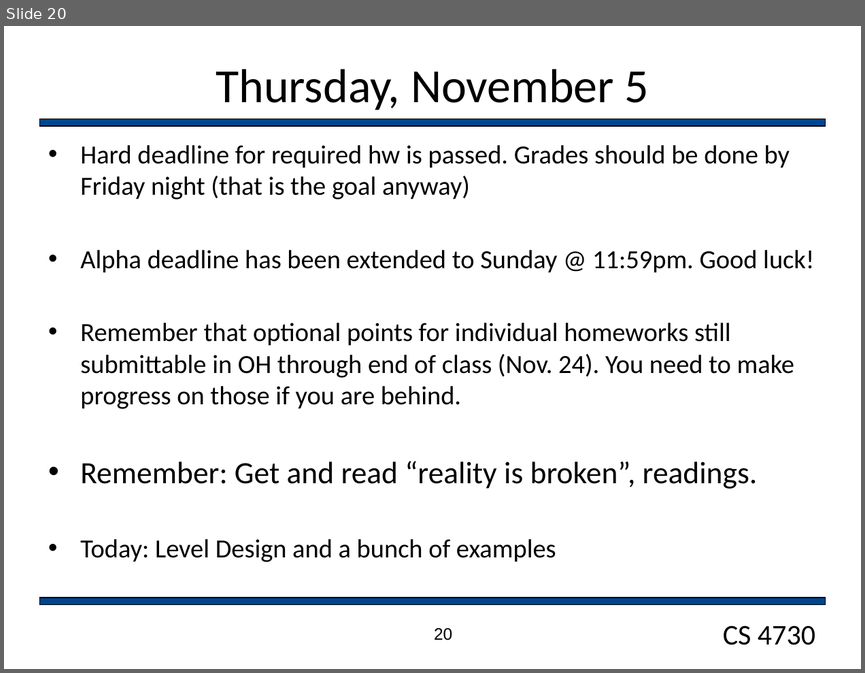
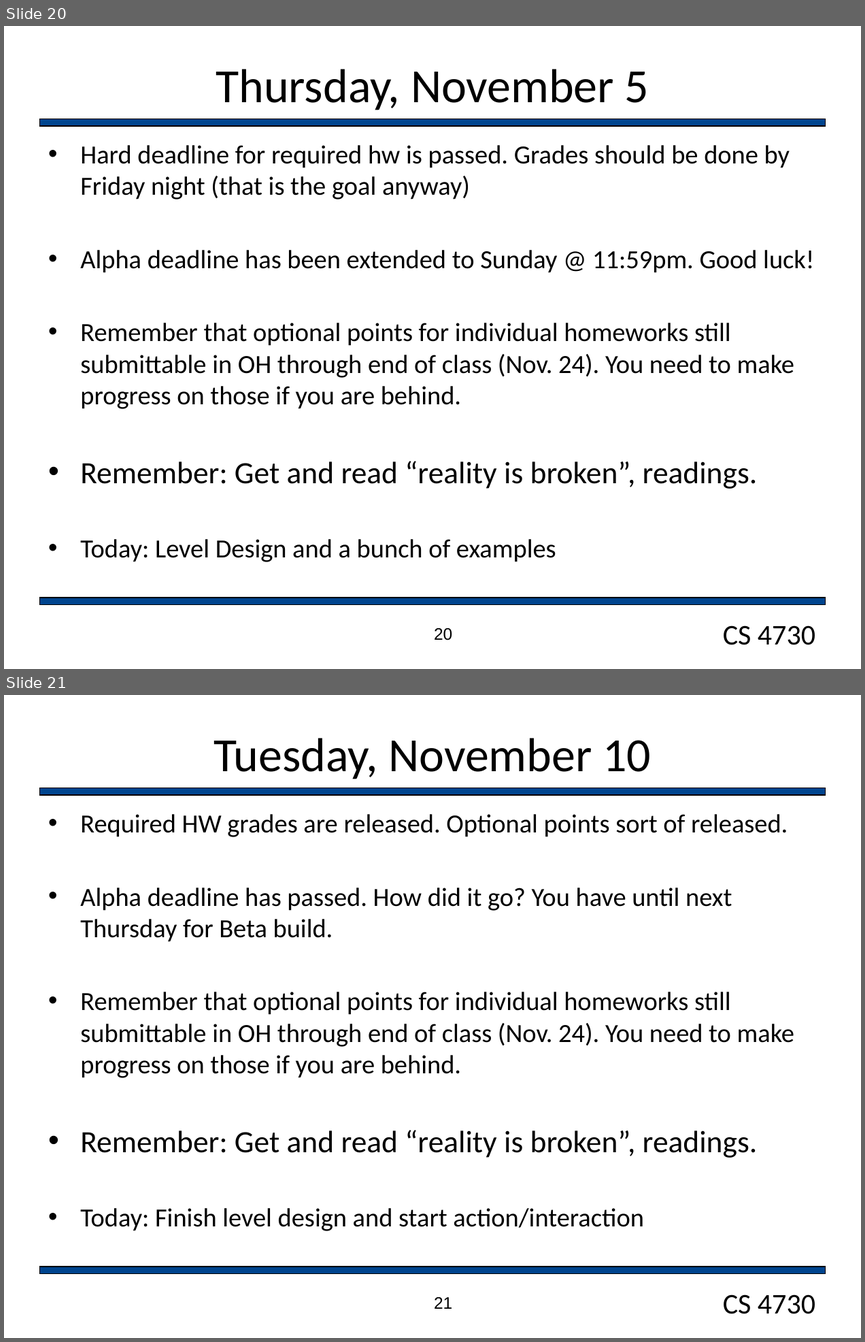
Before and after one commit to markfloryan/gamedesign, a slide deck: slides/dailyAnnouncements.pptx. Shown one above the other, each under a label of ours: slide 20 before the commit, slides 20 and 21 after it. The pictures are 865x673 and 865x1342 pixels, drawn with LibreOffice and Linux fonts; fonts in the diff are those of the drawing; background and template pictures are left out. Boxes give left, top, right and bottom in pixels: in the first picture for what was removed or moved away, otherwise in the second. Text is boxed around its words. In the diff, an @@ line names an element or a change of style, - is before the commit and + after.

Commit message:
new optional assignments. Slides for Thu.

```diff
--- a/slides/dailyAnnouncements.pptx
+++ b/slides/dailyAnnouncements.pptx
@@ slide 21 added at <box>4,695,861,1338</box>, background #FFFFFF; not listed: 3 template elements that a slide beside it also shows @@
@@ title added at <box>213,738,651,779</box>, 40 pt, text #000000 @@
+Tuesday, November 10
@@ text added at <box>80,814,794,1231</box>, 22 pt, text #000000 @@
+• Required HW grades are released. Optional points sort of released.
+• Alpha deadline has passed. How did it go? You have until next Thursday for Beta build.
+• Remember that optional points for individual homeworks still submittable in OH through end of class (Nov. 24). You need to make progress on those if you are behind.
+• Remember: Get and read “reality is broken”, readings.
+• Today: Finish level design and start action/interaction
@@ page number added at <box>434,1297,452,1308</box>, 14 pt, text #000000 @@
+21
```
Also in this commit, not shown: 8 other files.
